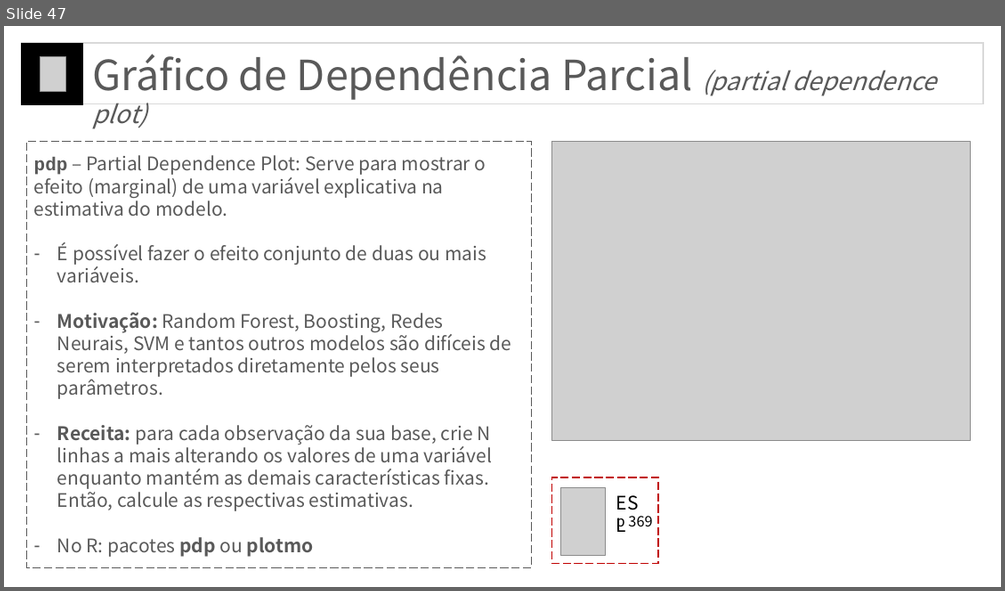
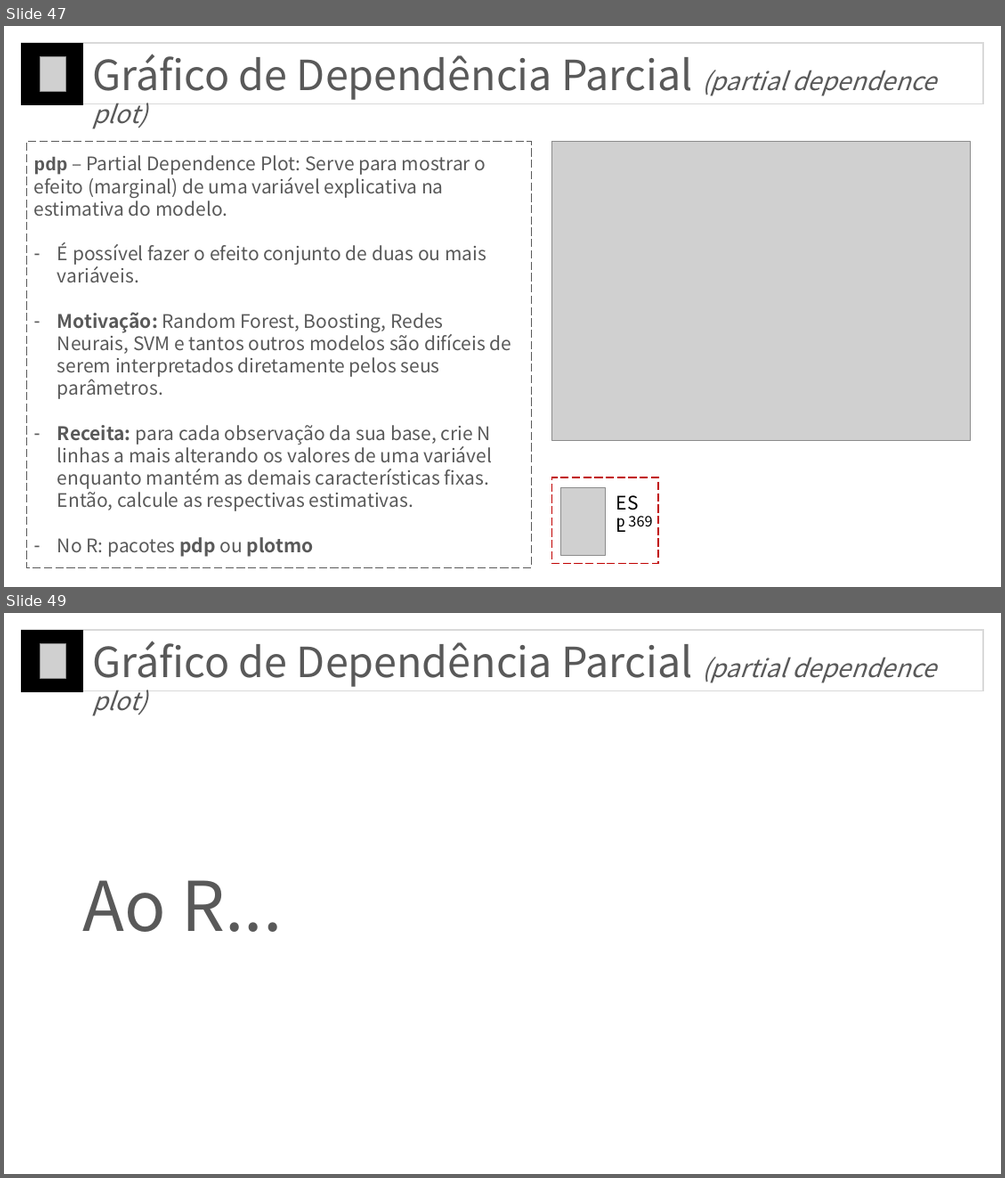
Before and after one commit to curso-r/201812-curso-kantar, a slide deck: 12-modelos-de-arvore/arvore_curso_r_kantar.pptx. Shown one above the other, each under a label of ours: slide 47 before the commit, slides 47 and 49 after it; the slides between them are not shown. The pictures are 1005x591 and 1005x1178 pixels, drawn with LibreOffice and Linux fonts; fonts in the diff are those of the drawing; grey boxes stand for pictures. Boxes give left, top, right and bottom in pixels: in the first picture for what was removed or moved away, otherwise in the second. Text is boxed around its words. In the diff, an @@ line names an element or a change of style, - is before the commit and + after.

```diff
--- a/12-modelos-de-arvore/arvore_curso_r_kantar.pptx
+++ b/12-modelos-de-arvore/arvore_curso_r_kantar.pptx
@@ slide 49 added at [4,613,1001,1174], background #FFFFFF @@
@@ rectangle added at [22,630,984,691], outline #D9D9D9 1 pt @@
@@ rectangle added at [22,630,83,691], fill #000000, outline #000000 1 pt @@
@@ picture added at [40,643,65,679] @@
@@ text added at [92,641,936,716], 40 pt, text #595959 @@
+Gráfico de Dependência Parcial (partial dependence plot)
@@ text added at [83,880,283,932], 66 pt, text #595959 @@
+Ao R...
```
Also in this commit, not shown: 1 other slide added, 5 other files.
